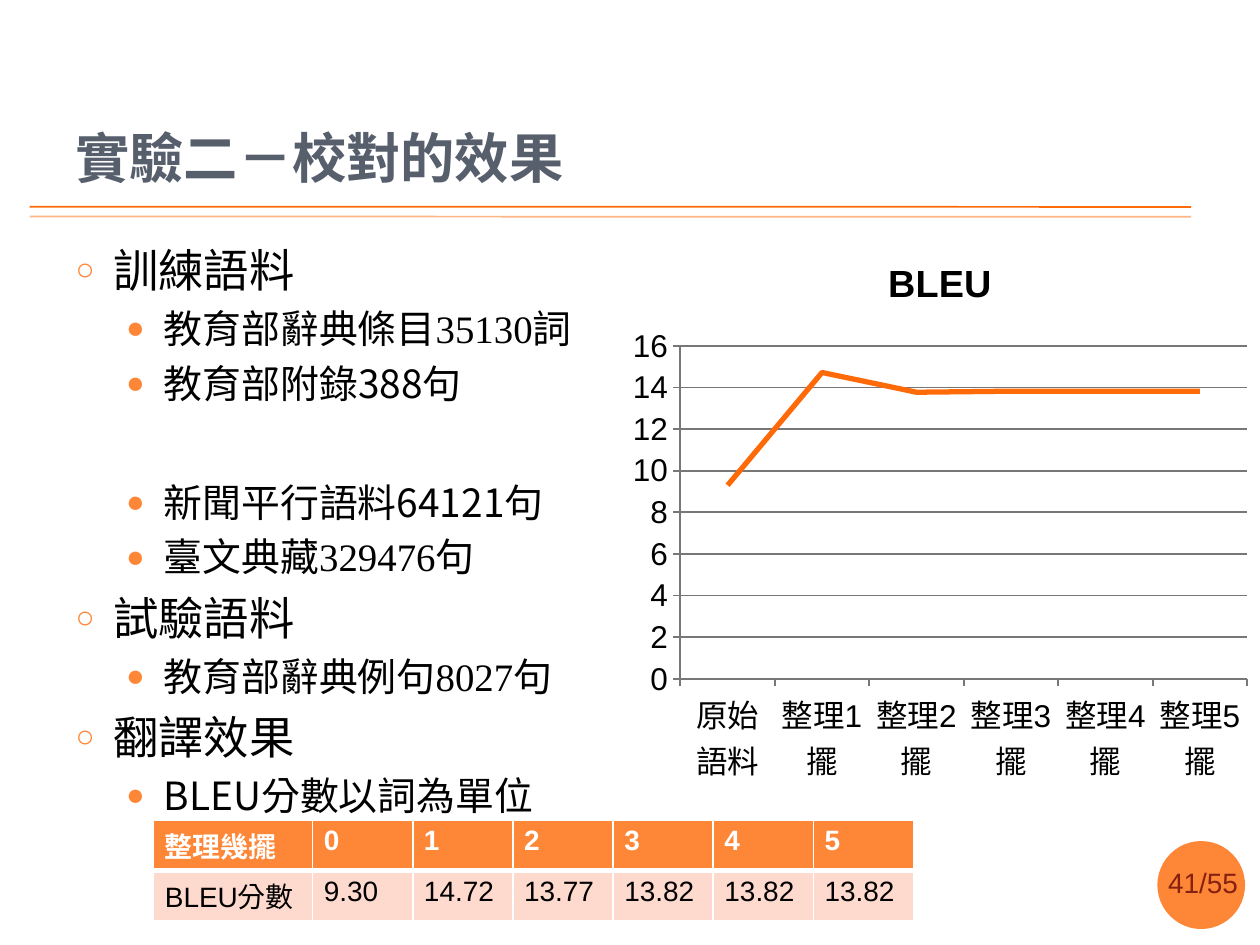
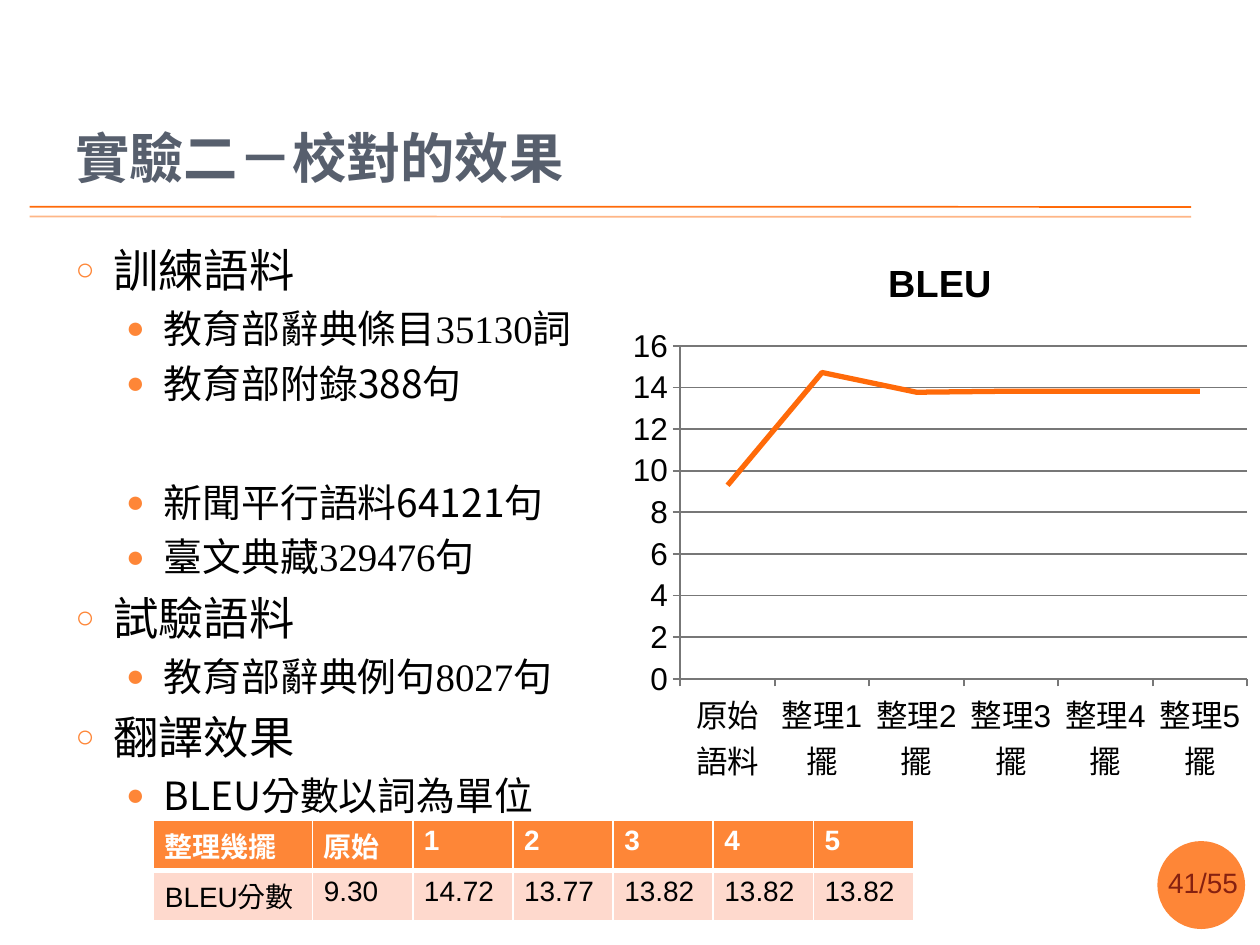
Before and after one commit to sih4sing5hong5/po3-ko3_tau5-iann2-phinn3, a slide deck: slide 41 of 翻譯報告.pptx. Drawn at 1260x945 pixels with LibreOffice and Linux fonts; fonts in the diff are those of the drawing; background and template pictures are left out. Boxes give left, top, right and bottom in pixels: in the first picture for what was removed or moved away, otherwise in the second. Text is boxed around its words. In the diff, an @@ line names an element or a change of style, - is before the commit and + after.

```diff
--- a/翻譯報告.pptx
+++ b/翻譯報告.pptx
@@ table at bbox=[154, 820, 917, 914] @@
-row 1, column 2: 0
+row 1, column 2: 原始
```
Also in this commit, not shown: 5 other slides changed, 1 slide added.
